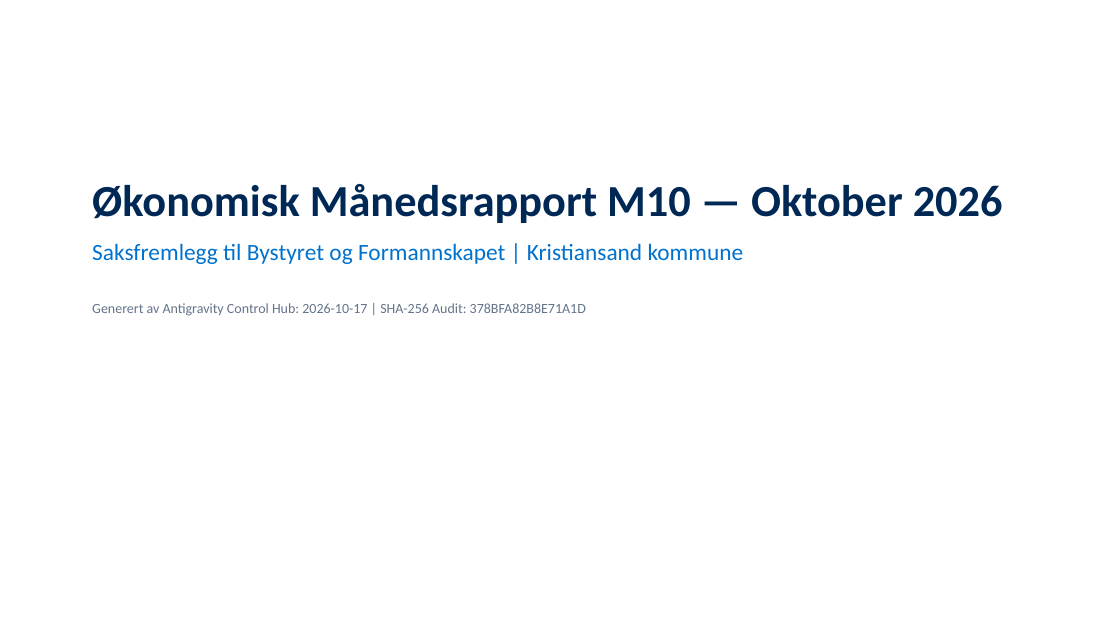
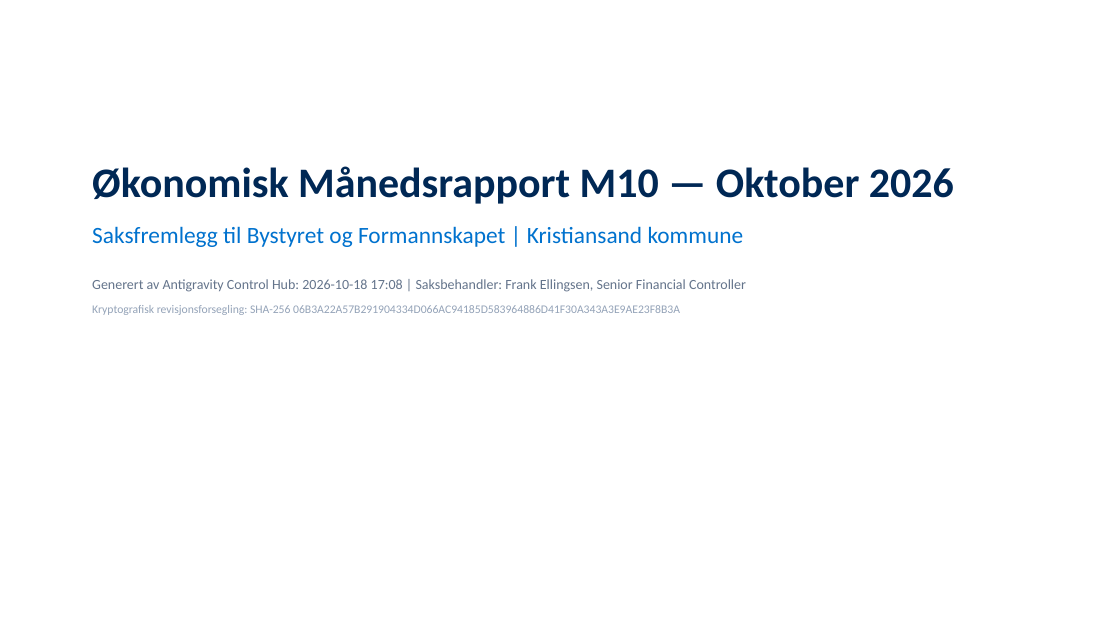
Before and after one commit to Frank-Ellingsen/AI_KOM, a slide deck: slide 1 of antigravity_report_export_pakke/Bystyret_M10_Okonomi_Rapport.pptx. Drawn at 1120x630 pixels with LibreOffice and Linux fonts; fonts in the diff are those of the drawing. Boxes give left, top, right and bottom in pixels: in the first picture for what was removed or moved away, otherwise in the second. Text is boxed around its words. In the diff, an @@ line names an element or a change of style, - is before the commit and + after.

```diff
--- a/antigravity_report_export_pakke/Bystyret_M10_Okonomi_Rapport.pptx
+++ b/antigravity_report_export_pakke/Bystyret_M10_Okonomi_Rapport.pptx
@@ text "Økonomisk Månedsrapport M10 — Oktober ...": place and size @@
-text "Økonomisk Månedsrapport M10 — Oktober ..." at <box>92,184,1003,316</box>
+text "Økonomisk Månedsrapport M10 — Oktober ..." at <box>92,166,954,315</box>
@@ text at <box>92,166,954,247</box>: size 38 to 36 pt in "Økonomisk Månedsrapport M10 — Oktober 2026"; more space between paragraphs @@
@@ text at <box>92,279,746,315</box>: text changed; size 12 to 10 pt; text colour #64748B to #94A3B8 @@
-Generert av Antigravity Control Hub: 2026-10-17 | SHA-256 Audit: 378BFA82B8E71A1D
+Generert av Antigravity Control Hub: 2026-10-18 17:08 | Saksbehandler: Frank Ellingsen, Senior Financial Controller
+Kryptografisk revisjonsforsegling: SHA-256 06B3A22A57B291904334D066AC94185D583964886D41F30A343A3E9AE23F8B3A
```
Also in this commit, not shown: 1 other slide changed, 2 slides added, 47 other files.
